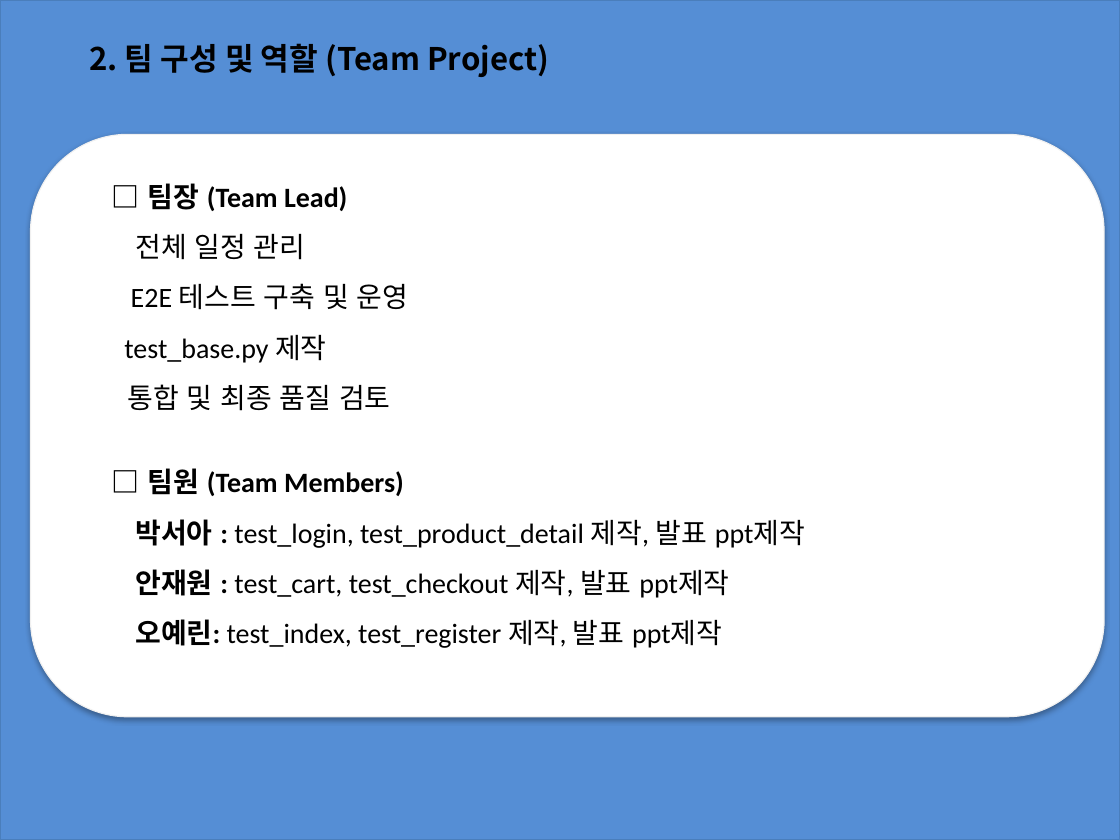
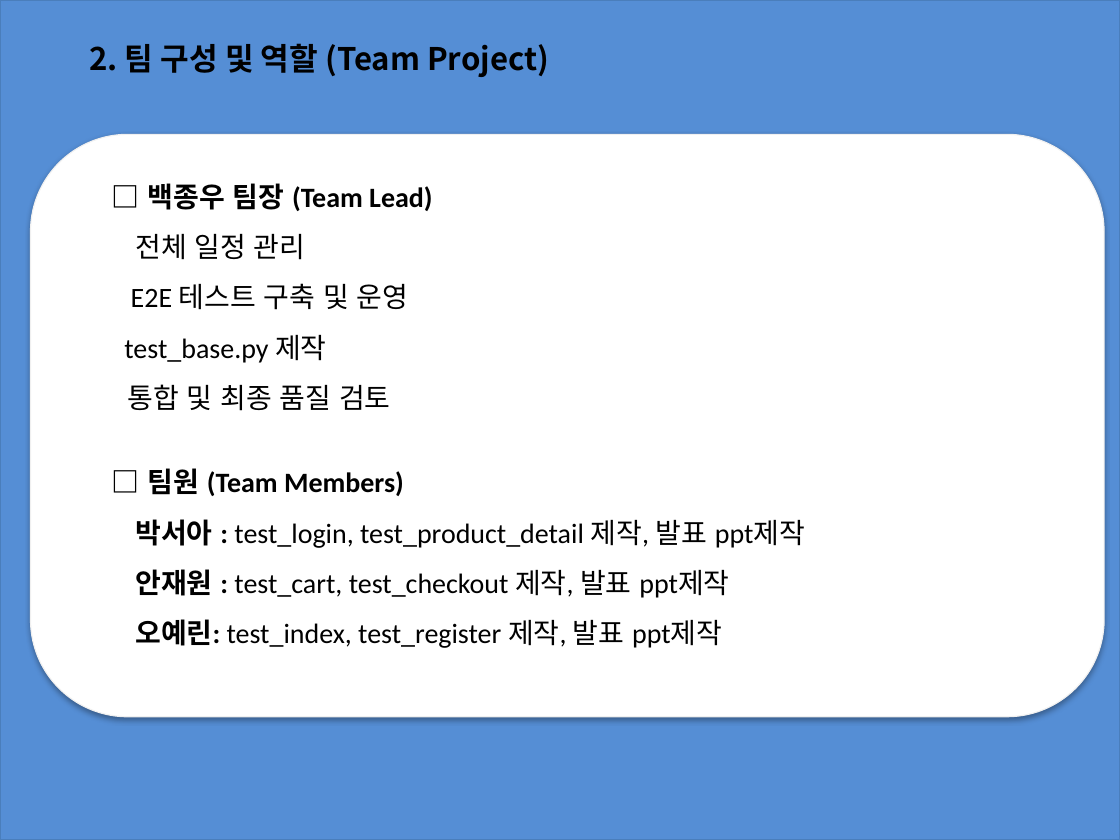
Before and after one commit to jwbaik98/project, a slide deck: slide 4 of 2조 프로젝트 과제(25.12.02-ver4).pptx. Drawn at 1120x840 pixels with LibreOffice and Linux fonts; fonts in the diff are those of the drawing. Boxes give left, top, right and bottom in pixels: in the first picture for what was removed or moved away, otherwise in the second. Text is boxed around its words. In the diff, an @@ line names an element or a change of style, - is before the commit and + after.

```diff
--- a/2조 프로젝트 과제(25.12.02-ver4).pptx
+++ b/2조 프로젝트 과제(25.12.02-ver4).pptx
@@ text at <box>148,183,432,211</box>: text changed @@
-□ 팀장 (Team Lead)
+□ 백종우 팀장 (Team Lead)
```
